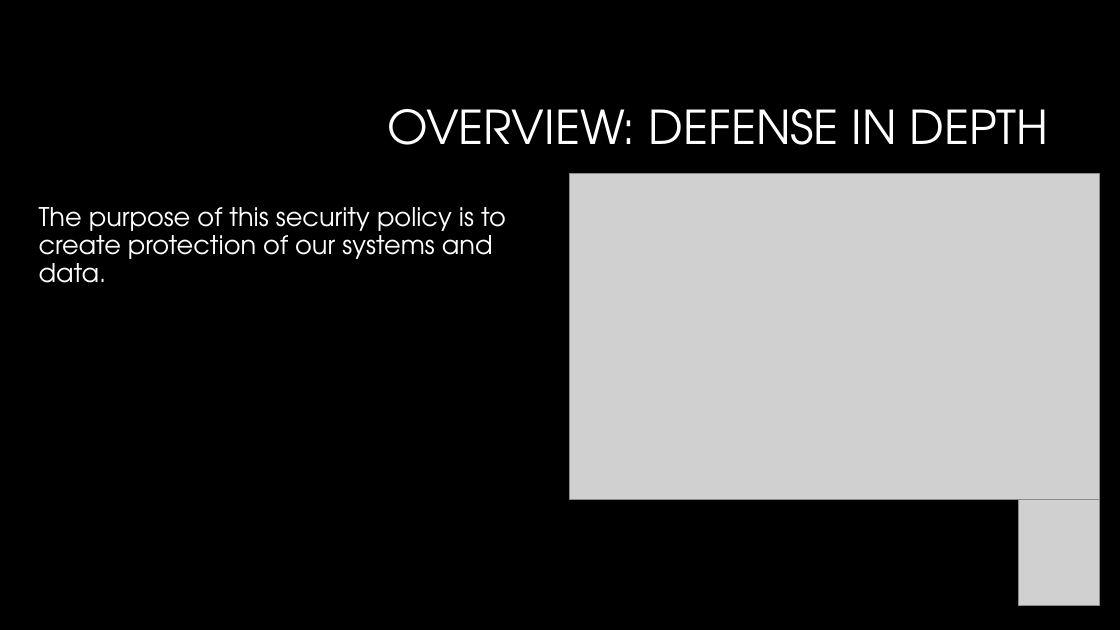
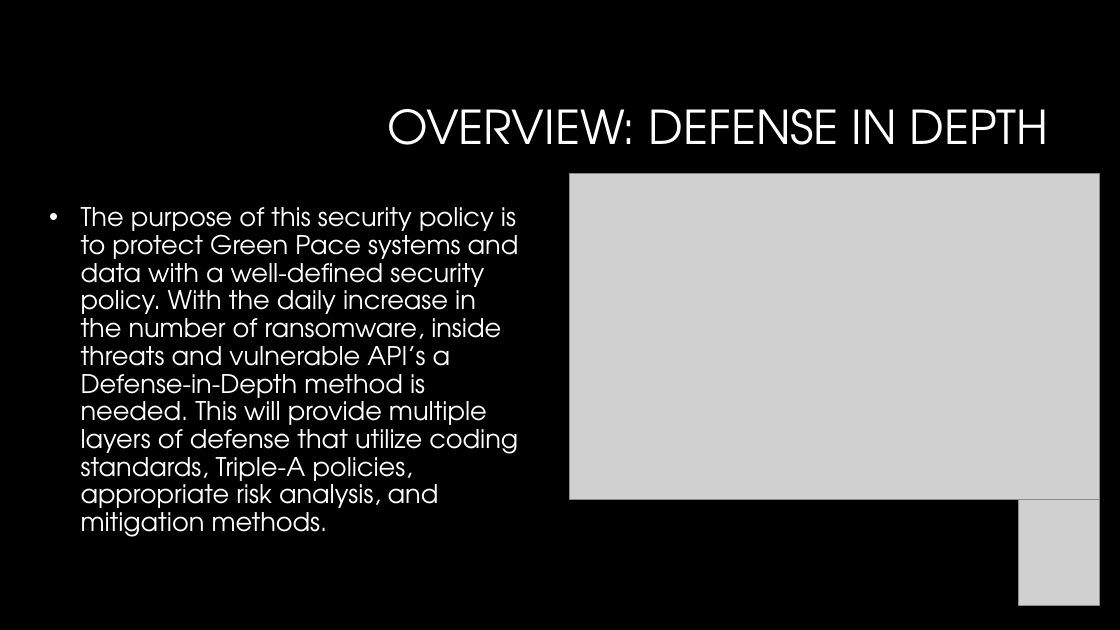
Before and after one commit to HolladaB/CS405, a slide deck: slide 2 of CS 405 Project Two Presentation-Hollada.pptx. Drawn at 1120x630 pixels with LibreOffice and Linux fonts; fonts in the diff are those of the drawing; grey boxes stand for pictures; background and template pictures are left out. Boxes give left, top, right and bottom in pixels: in the first picture for what was removed or moved away, otherwise in the second. Text is boxed around its words. In the diff, an @@ line names an element or a change of style, - is before the commit and + after.

```diff
--- a/CS 405 Project Two Presentation-Hollada.pptx
+++ b/CS 405 Project Two Presentation-Hollada.pptx
@@ text at [81,207,519,537]: text changed @@
-The purpose of this security policy is to create protection of our systems and data.
+• The purpose of this security policy is to protect Green Pace systems and data with a well-defined security policy. With the daily increase in the number of ransomware, inside threats and vulnerable API’s a Defense-in-Depth method is needed. This will provide multiple layers of defense that utilize coding standards, Triple-A policies, appropriate risk analysis, and mitigation methods.
```
Also in this commit, not shown: 9 other slides changed, 6 slides added, 2 slides removed.
